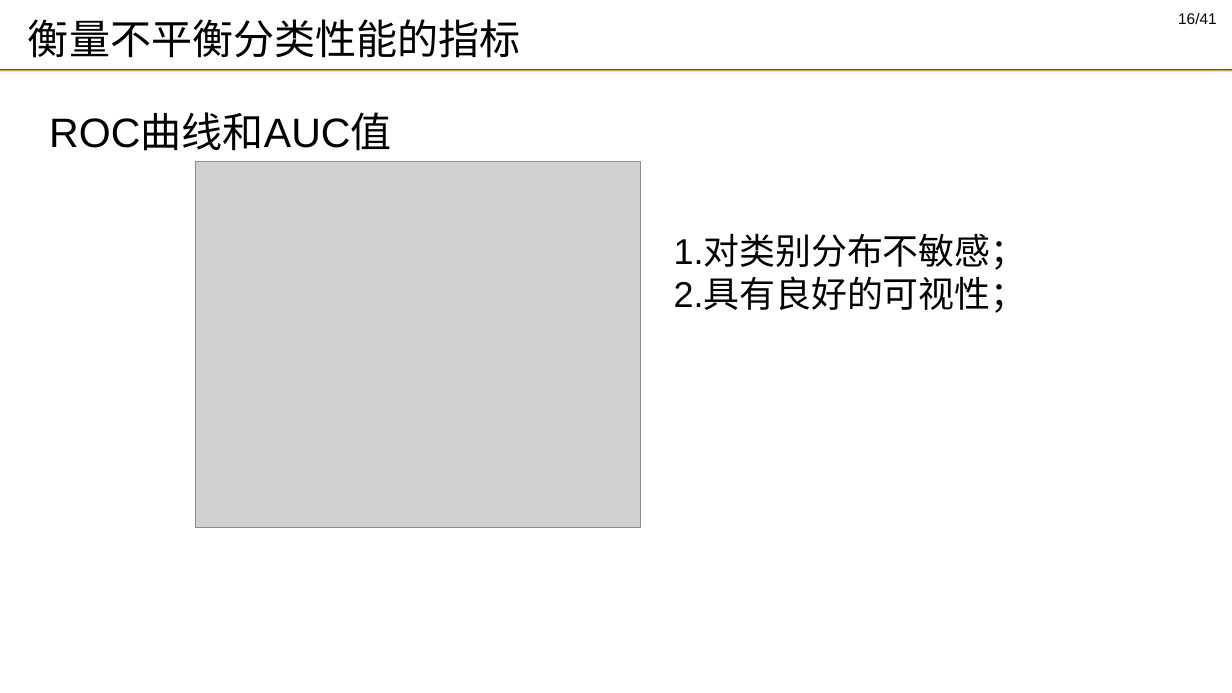
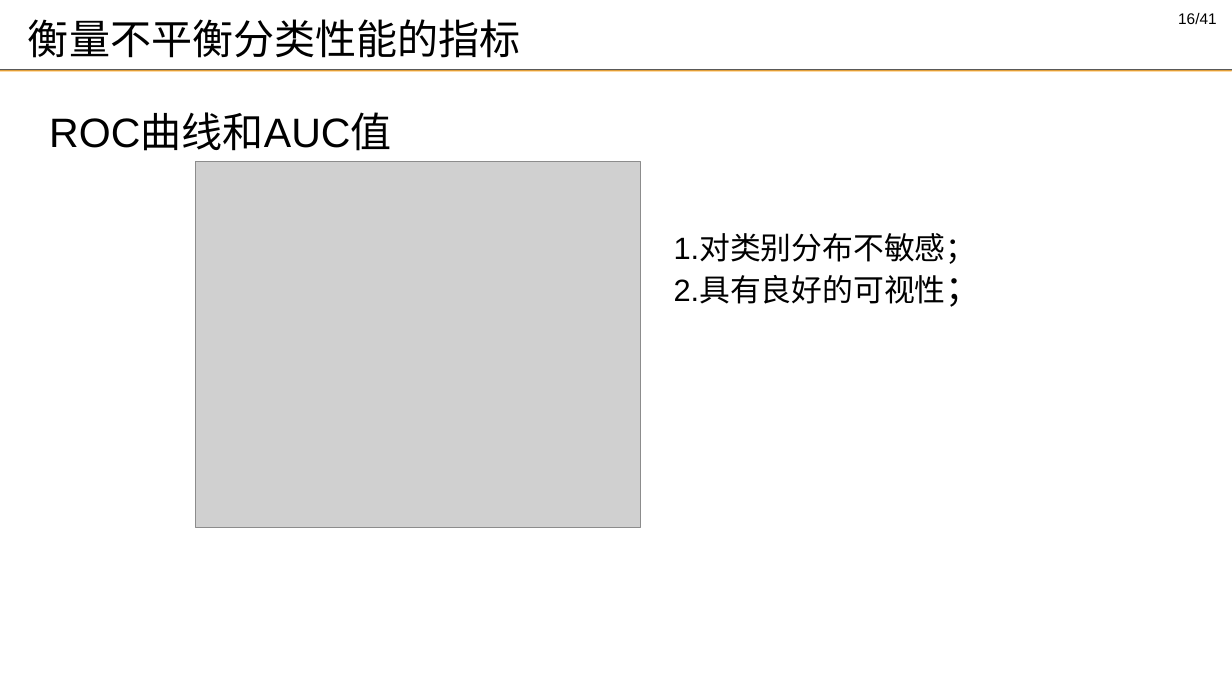
Before and after one commit to DMRookie/finaldesign, a slide deck: slide 16 of 答辩_谢思发.pptx. Drawn at 1232x693 pixels with LibreOffice and Linux fonts; fonts in the diff are those of the drawing; grey boxes stand for pictures; background and template pictures are left out. Boxes give left, top, right and bottom in pixels: in the first picture for what was removed or moved away, otherwise in the second. Text is boxed around its words. In the diff, an @@ line names an element or a change of style, - is before the commit and + after.

```diff
--- a/答辩_谢思发.pptx
+++ b/答辩_谢思发.pptx
@@ text "1.对类别分布不敏感；" at bbox=[674, 234, 977, 304]: size 28 to 24 pt @@
```
Also in this commit, not shown: 6 other slides changed.
